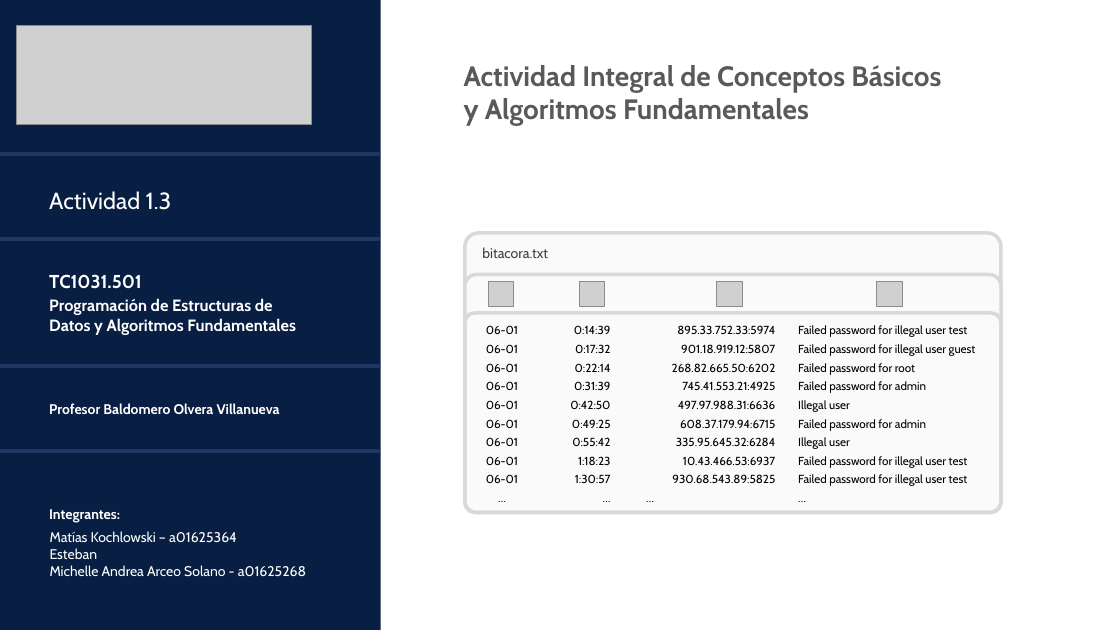
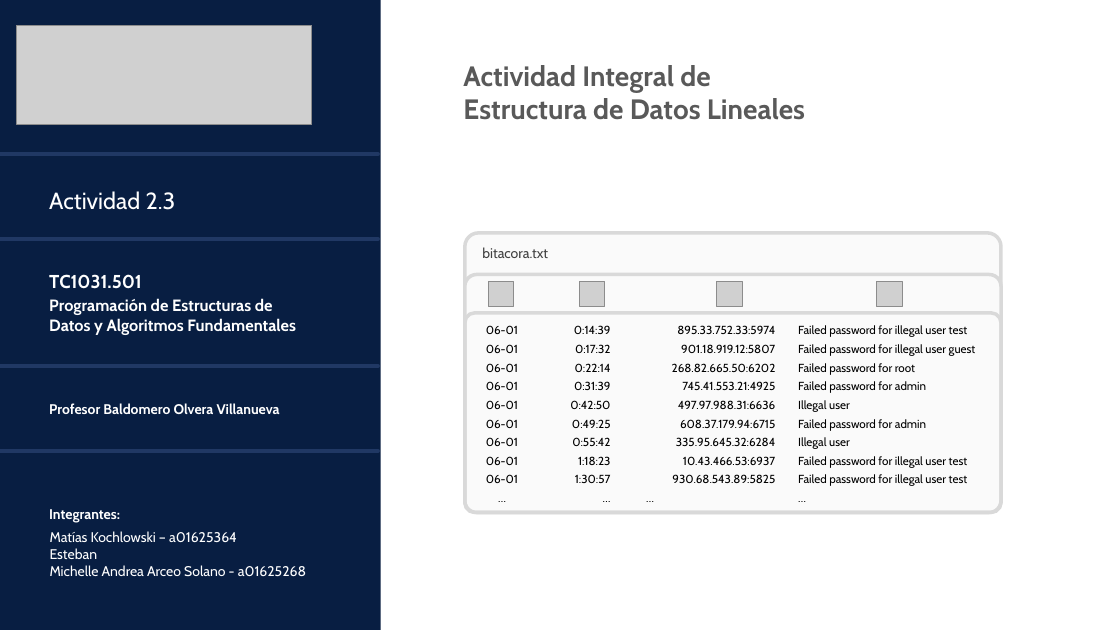
Before and after one commit to kochomati/actividad1_3, a slide deck: slide 1 of actividad_2_3/reflexiones/ReflexAct1.3-MatiasKochowski.pptx. Drawn at 1120x630 pixels with LibreOffice and Linux fonts; fonts in the diff are those of the drawing; grey boxes stand for pictures. Boxes give left, top, right and bottom in pixels: in the first picture for what was removed or moved away, otherwise in the second. Text is boxed around its words. In the diff, an @@ line names an element or a change of style, - is before the commit and + after.

```diff
--- a/actividad_2_3/reflexiones/ReflexAct1.3-MatiasKochowski.pptx
+++ b/actividad_2_3/reflexiones/ReflexAct1.3-MatiasKochowski.pptx
@@ text at box(463, 65, 805, 120): text changed @@
-Actividad Integral de Conceptos Básicos
-y Algoritmos Fundamentales
+Actividad Integral de
+Estructura de Datos Lineales
@@ text at box(49, 191, 176, 210): text changed @@
-Actividad 1.3
+Actividad 2.3
```
Also in this commit, not shown: 5 other slides changed, 1 slide removed, 3 other files.
